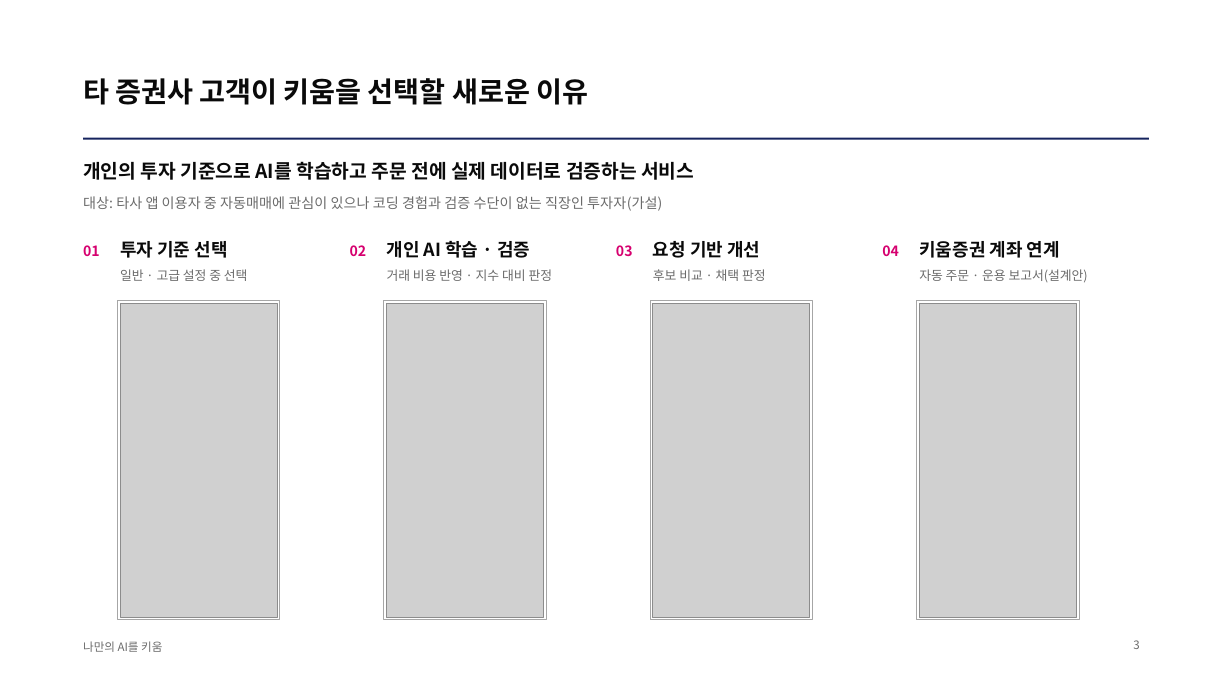
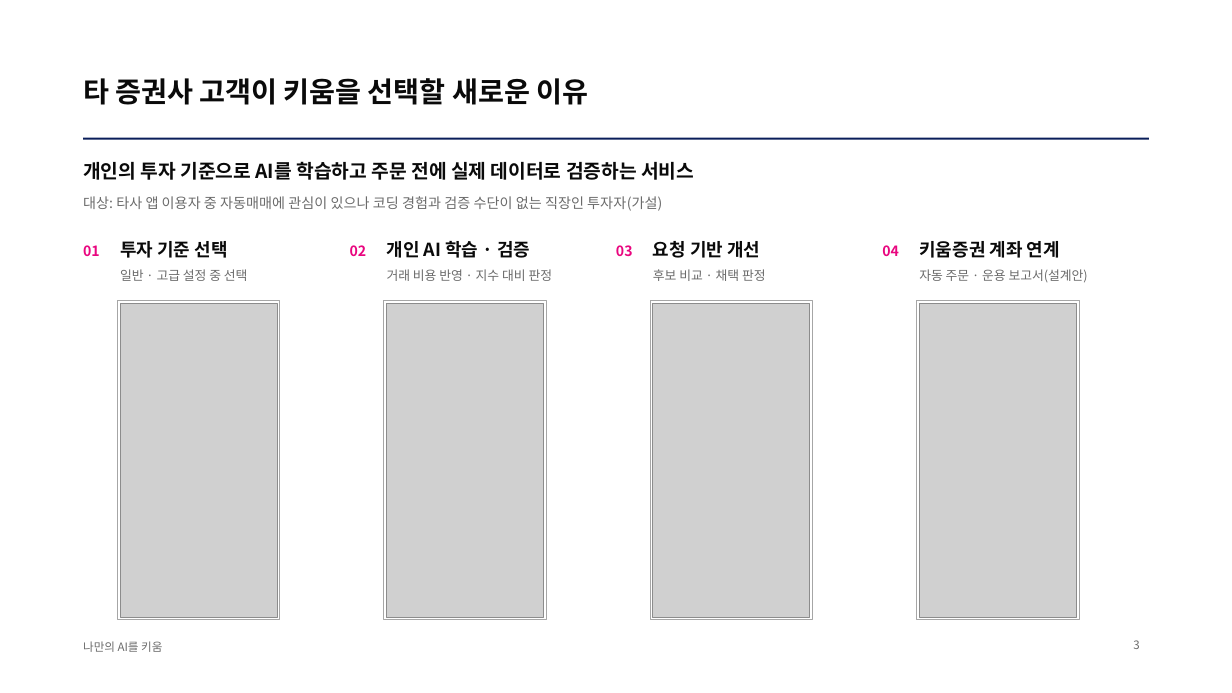
Before and after one commit to kjhoeakjy/why-kw, a slide deck: slide 3 of docs/deck/WhyKiwoom_AI_FACTORY.pptx. Drawn at 1232x693 pixels with LibreOffice and Linux fonts; fonts in the diff are those of the drawing; grey boxes stand for pictures; background and template pictures are left out. Boxes give left, top, right and bottom in pixels: in the first picture for what was removed or moved away, otherwise in the second. Text is boxed around its words. In the diff, an @@ line names an element or a change of style, - is before the commit and + after.

```diff
--- a/docs/deck/WhyKiwoom_AI_FACTORY.pptx
+++ b/docs/deck/WhyKiwoom_AI_FACTORY.pptx
@@ text colour #D6006F to #E9067F in 4 elements at <box>83,245,100,256</box>, <box>350,245,367,256</box>, <box>616,245,633,256</box>, <box>882,245,899,256</box> @@
```
Also in this commit, not shown: 5 other slides changed, 11 other files.
